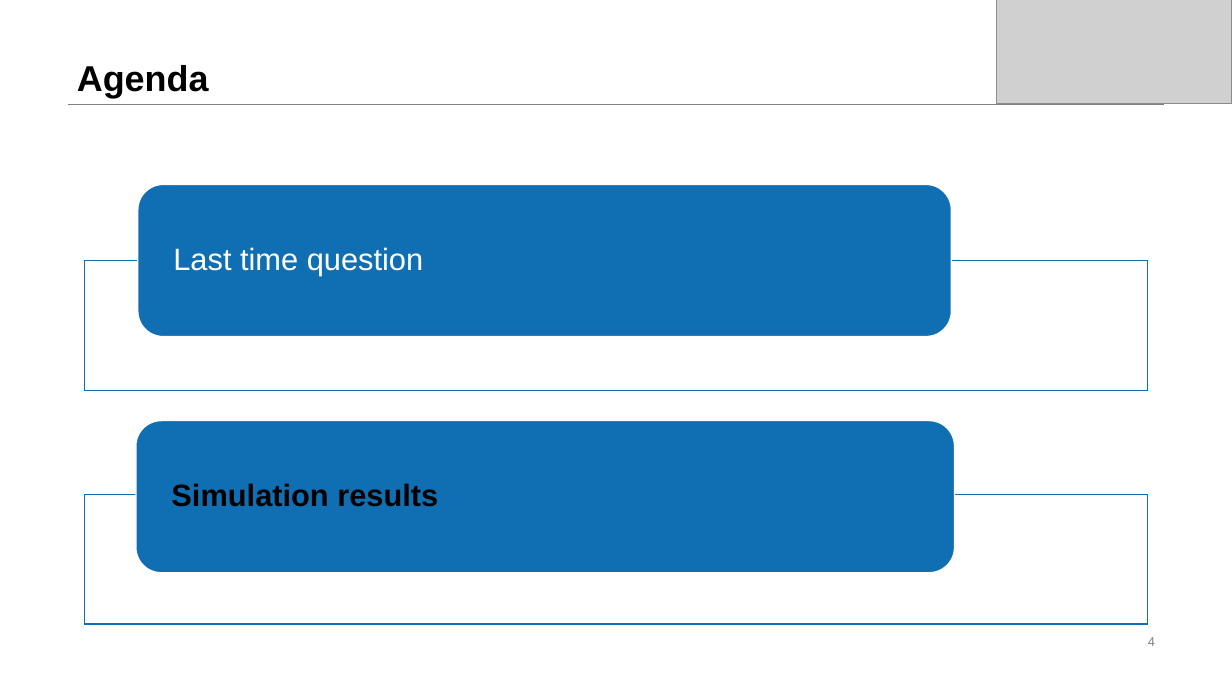
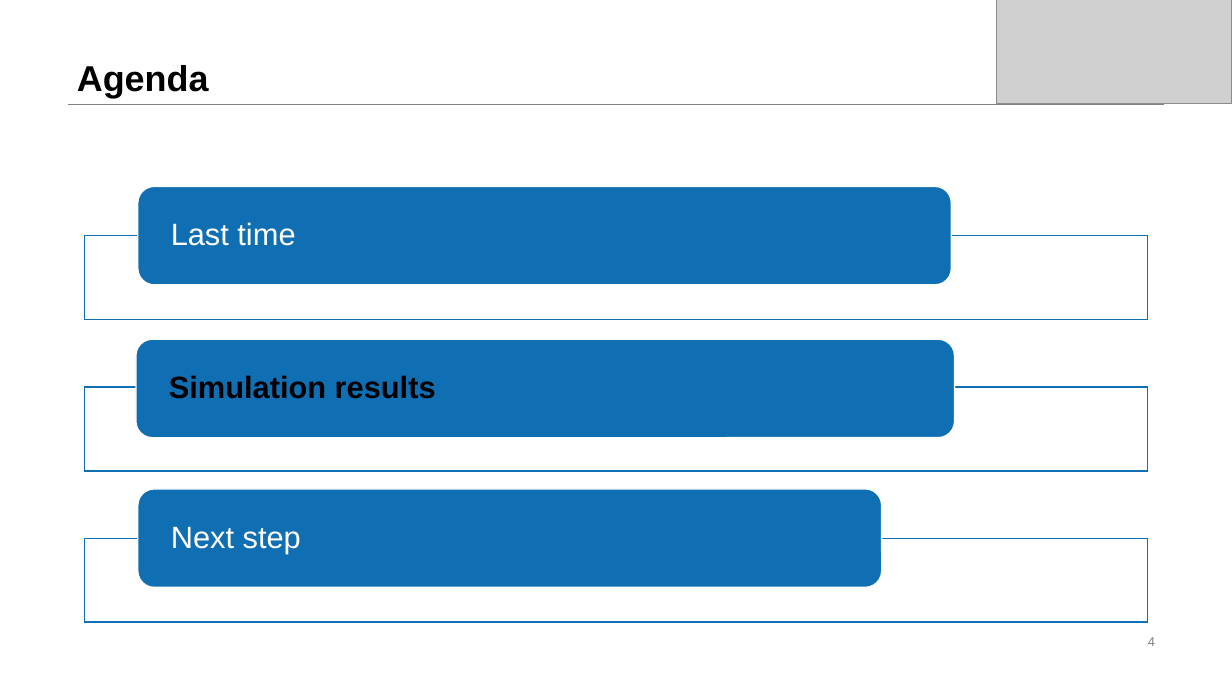
Before and after one commit to dtjgp/GreenAI, a slide deck: slide 4 of presentation/3rd_presentation/GreenAI_3rd.pptx. Drawn at 1232x693 pixels with LibreOffice and Linux fonts; fonts in the diff are those of the drawing; grey boxes stand for pictures. Boxes give left, top, right and bottom in pixels: in the first picture for what was removed or moved away, otherwise in the second. Text is boxed around its words. In the diff, an @@ line names an element or a change of style, - is before the commit and + after.

Commit message:
change the presentation ppt

```diff
--- a/presentation/3rd_presentation/GreenAI_3rd.pptx
+++ b/presentation/3rd_presentation/GreenAI_3rd.pptx
@@ rounded rectangle: place and size @@
-rounded rectangle at box(138, 185, 951, 337)
+rounded rectangle at box(138, 187, 951, 286)
@@ rectangle: place and size @@
-rectangle at box(85, 261, 1148, 391)
+rectangle at box(85, 236, 1148, 320)
@@ text at box(171, 222, 295, 246): text changed @@
-Last time question
+Last time
@@ rounded rectangle added at box(136, 339, 955, 438), fill #106EB3, outline #FFFFFF 1 pt @@
@@ text "Simulation results": place and size @@
-text "Simulation results" at box(171, 483, 438, 507)
+text "Simulation results" at box(169, 375, 436, 399)
@@ rectangle added at box(85, 387, 1148, 471), fill #FFFFFF at 90% opacity, outline #106EB3 1 pt @@
@@ rounded rectangle: place and size @@
-rounded rectangle at box(136, 421, 955, 573)
+rounded rectangle at box(138, 489, 882, 588)
@@ rectangle: place and size @@
-rectangle at box(85, 494, 1148, 625)
+rectangle at box(85, 538, 1148, 622)
@@ text added at box(171, 526, 301, 553), 24 pt, text #FFFFFF @@
+Next step
```
Also in this commit, not shown: 2 other slides changed, 2 other files.
